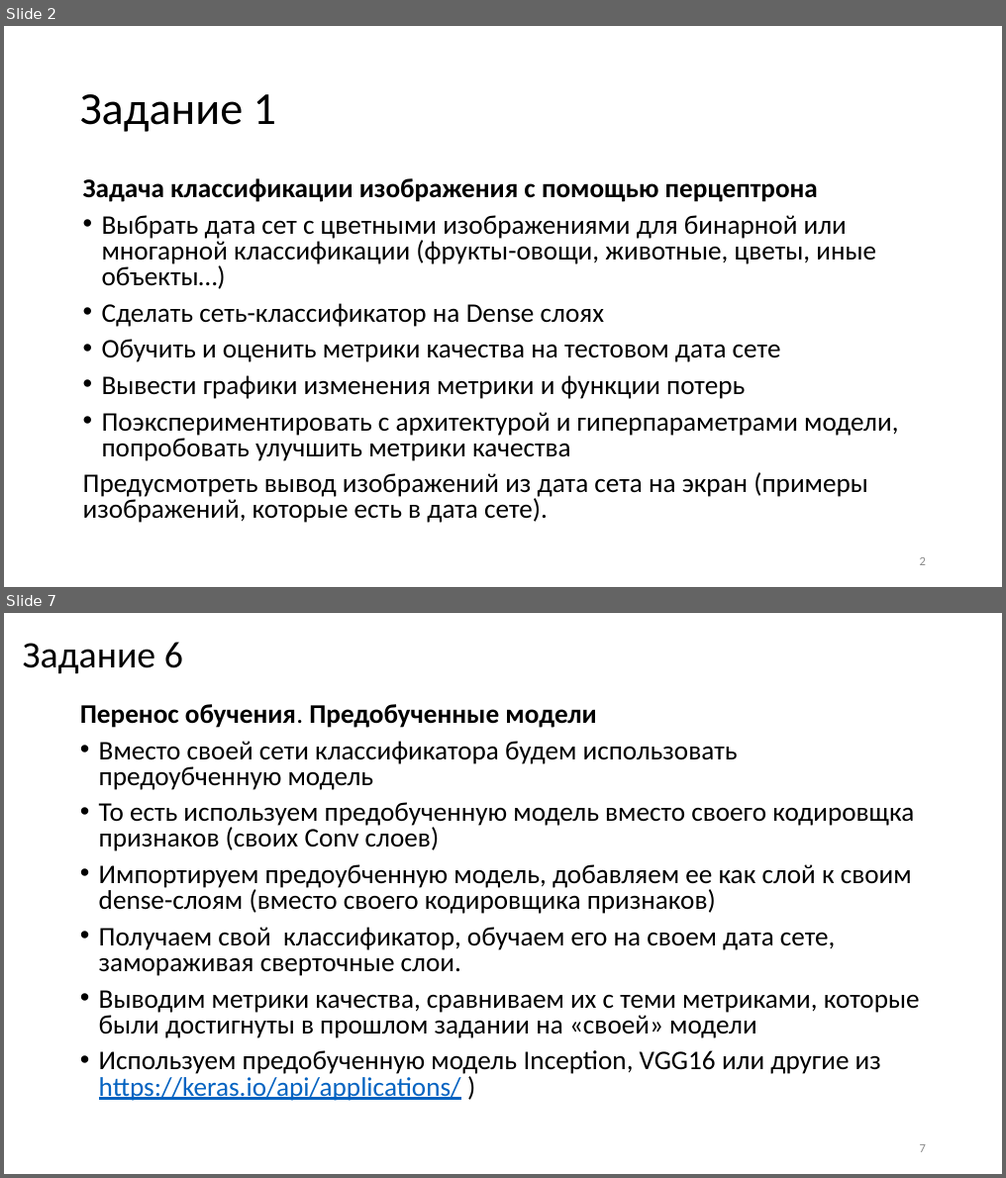
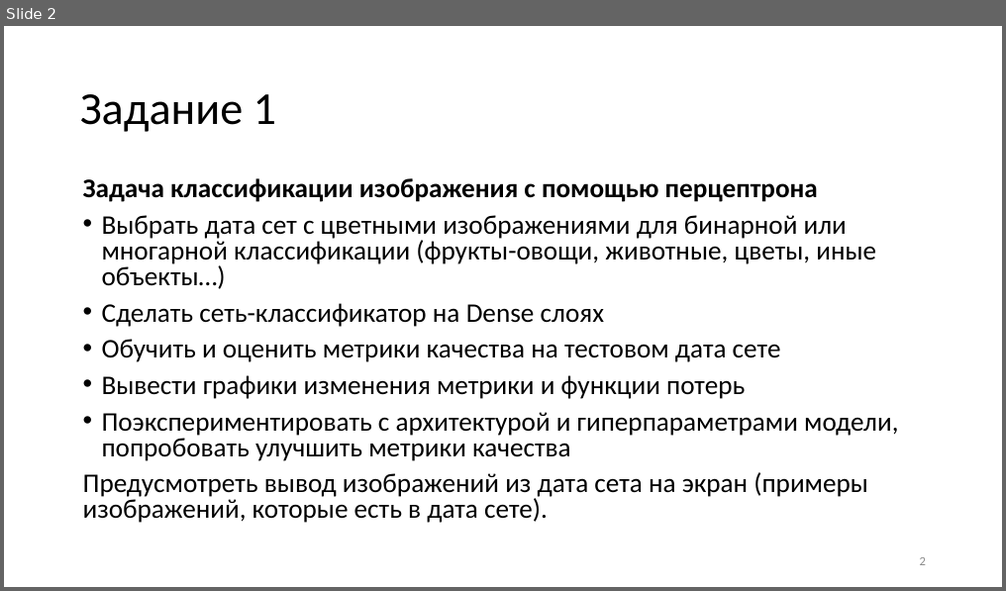
Before and after one commit to itc202/praktik, a slide deck: Нейросети_2024_практические_less2.pptx. Shown one above the other, each under a label of ours: slides 2 and 7 before the commit, slide 2 after it; the slides between them are not shown. The pictures are 1006x1178 and 1006x591 pixels, drawn with LibreOffice and Linux fonts; fonts in the diff are those of the drawing. Boxes give left, top, right and bottom in pixels: in the first picture for what was removed or moved away, otherwise in the second. Text is boxed around its words. In the diff, an @@ line names an element or a change of style, - is before the commit and + after.

```diff
--- a/Нейросети_2024_практические_less2.pptx
+++ b/Нейросети_2024_практические_less2.pptx
@@ slide 7 removed at bbox=[4, 613, 1002, 1174], background #FFFFFF @@
@@ title removed at bbox=[23, 642, 183, 674] @@
-Задание 6
@@ text removed at bbox=[80, 704, 920, 1101] @@
-Перенос обучения. Предобученные модели
-• Вместо своей сети классификатора будем использовать предоубченную модель
-• То есть используем предобученную модель вместо своего кодировщка признаков (своих Conv слоев)
-• Импортируем предоубченную модель, добавляем ее как слой к своим dense-слоям (вместо своего кодировщика признаков)
-• Получаем свой классификатор, обучаем его на своем дата сете, замораживая сверточные слои.
-• Выводим метрики качества, сравниваем их с теми метриками, которые были достигнуты в прошлом задании на «своей» модели
-• Используем предобученную модель Inception, VGG16 или другие из https://keras.io/api/applications/ )
@@ page number removed at bbox=[920, 1145, 926, 1153] @@
-7
```
Also in this commit, not shown: 5 slides changed, 1 slide added, 3 other slides removed.
